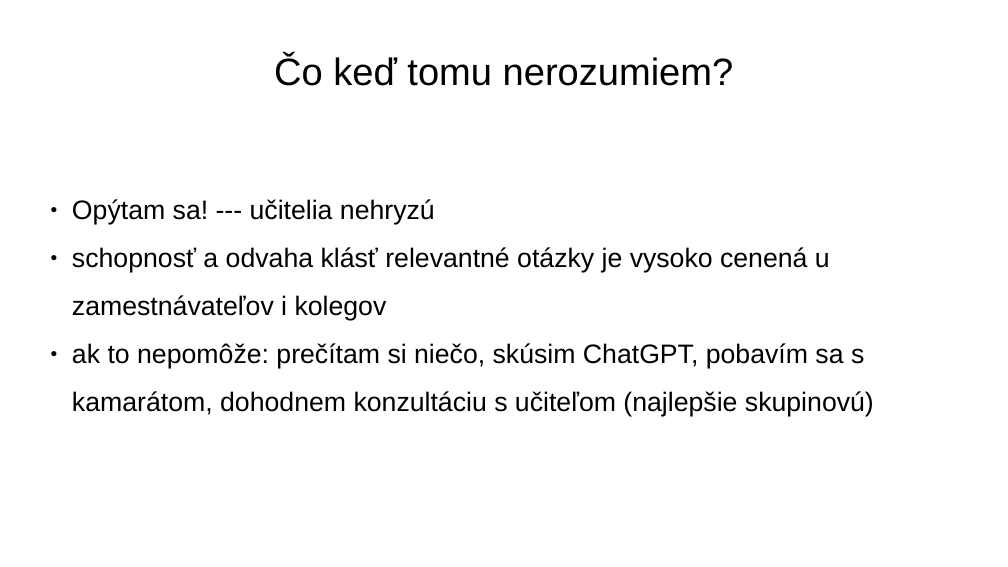
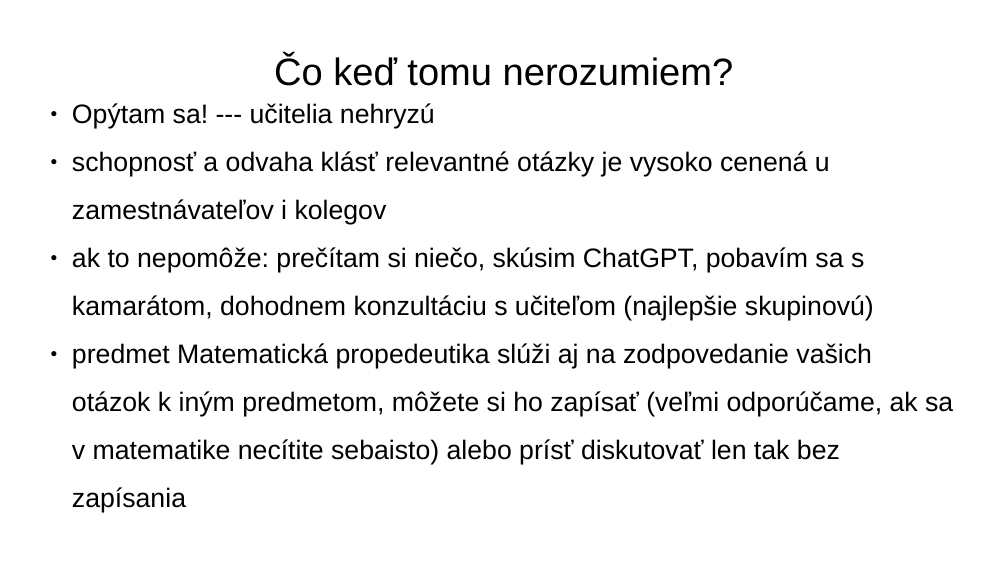
Before and after one commit to janmazak-fmfi/fmfi-studium-inf, a slide deck: slide 11 of ako_studovat.odp. Drawn at 1008x567 pixels with LibreOffice and Linux fonts; fonts in the diff are those of the drawing. Boxes give left, top, right and bottom in pixels: in the first picture for what was removed or moved away, otherwise in the second. Text is boxed around its words. In the diff, an @@ line names an element or a change of style, - is before the commit and + after.

Commit message:
propedeutika

```diff
--- a/ako_studovat.odp
+++ b/ako_studovat.odp
@@ subtitle "Opýtam sa! --- učitelia nehryzú": place and size @@
-subtitle "Opýtam sa! --- učitelia nehryzú" at (72,199,874,417)
+subtitle "Opýtam sa! --- učitelia nehryzú" at (72,103,953,513)
@@ subtitle at (72,343,953,513): paragraph added @@
+● predmet Matematická propedeutika slúži aj na zodpovedanie vašich otázok k iným predmetom, môžete si ho zapísať (veľmi odporúčame, ak sa v matematike necítite sebaisto) alebo prísť diskutovať len tak bez zapísania
```
Also in this commit, not shown: 1 other file.
